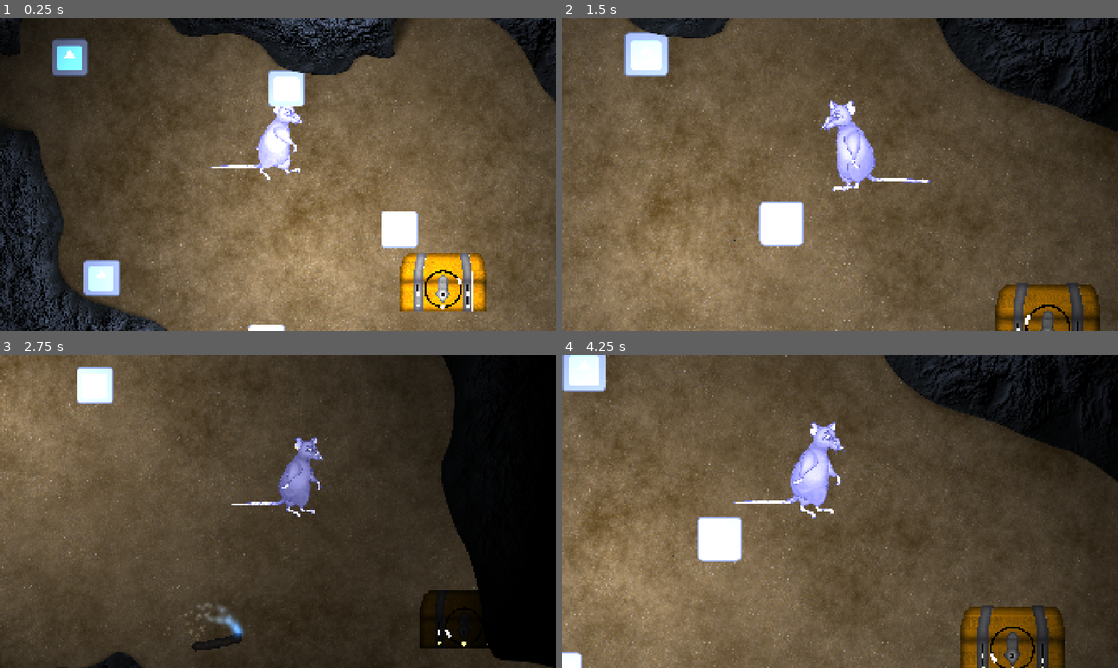
Above: before the commit, frames 1-4 (two rows, left to right).
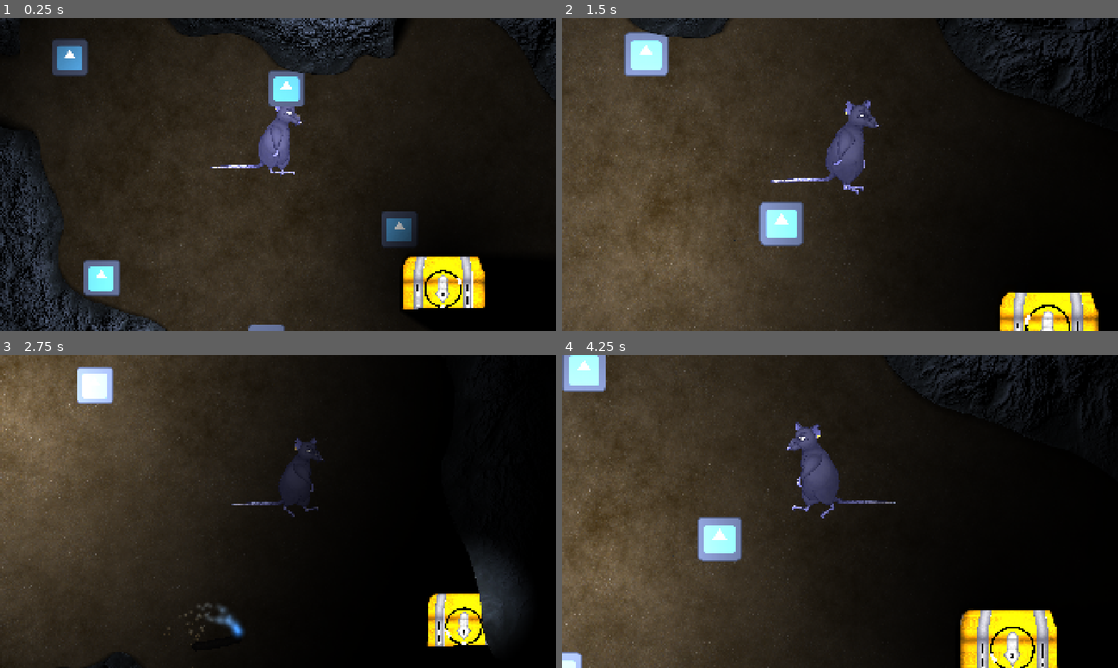
Above: after the commit, the same moments.

Repository: sageofthesevenseas/GDWJ82-Unseen
Game: Godot game, scene res://00_Scenes/main.tscn
The game is run twice, just before and just after one commit, with the same random seed, the same clock (stepped at 60 frames per second) and the same inputs. The engine's default icon, where the game draws it, is replaced by a stand-in: a white triangle on a blue panel in a dark square.
Inputs (mouse positions are in pixels of both pictures, inside the frame that each line leads up to):
- Up to frame 1 (0.25 s): no input
- Up to frame 2 (1.5 s): move the mouse to (962, 158) at 0.52 s; hold D (move_right) 0.53-1.28 s; hold E (dig) 0.53-1.28 s; move the mouse to (728, 190) at 1.27 s; hold S (move_down) from 1.28 s (still down); tap Mouse wheel up (zoom_in) at 1.35 s
- Up to frame 3 (2.75 s): move the mouse to (333, 442) at 2.02 s; release S (move_down) at 2.03 s; hold D (move_right) from 2.03 s (still down); tap Mouse wheel down (zoom_out) at 2.1 s
- Up to frame 4 (4.25 s): move the mouse to (812, 574) at 2.77 s; release D (move_right) at 2.78 s; hold W (move_up) 2.78-3.53 s; tap E (dig) at 2.85 s; move the mouse to (1006, 558) at 3.52 s; hold A (move_left) from 3.53 s (still down); tap Mouse wheel up (zoom_in) at 3.6 s

The runs differ from the first frame. In frame 1, 78% of the frame differs, in the area x 1-100%, y 0-100%; in frame 2, 87%; in frame 3, 70%; in frame 4, 90%, in the area x 0-100%, y 0-100%.

Commit message:
Fixed animation and flip

Diff:
--- a/00_Scenes/chest_minigame.tscn
+++ b/00_Scenes/chest_minigame.tscn
@@ -5,8 +5,8 @@
 [ext_resource type="PackedScene" uid="uid://ccrokse2n0guf" path="res://VFX/VFX_Sprites/background_overlay.tscn" id="3_h54ls"]
 [ext_resource type="Texture2D" uid="uid://br5gtgj8frjjy" path="res://ItemTextures/ChestFront.png" id="3_sh4cu"]
 [ext_resource type="Texture2D" uid="uid://h3mx416pcad4" path="res://ItemTextures/ChestLid.png" id="4_h54ls"]
-[ext_resource type="Texture2D" uid="uid://k00sde5uick7" path="res://VFX/VFX_Sprites/light00.png" id="4_sh4cu"]
 [ext_resource type="Texture2D" uid="uid://bepkb3qlv14mq" path="res://ItemTextures/LockpickingPin.png" id="5_iga1p"]
+[ext_resource type="PackedScene" uid="uid://dtixa5vp1ijuq" path="res://VFX/Lighting/main_light.tscn" id="7_h54ls"]
 
 [sub_resource type="OccluderPolygon2D" id="OccluderPolygon2D_iga1p"]
 polygon = PackedVector2Array(-431.429, -148.571, -428.571, 145.714, 428.571, 145.714, 428.571, -145.714, 405.714, -145.714, 402.857, 117.143, -397.143, 125.714, -397.143, -148.571)
@@ -98,31 +98,24 @@
 scale = Vector2(0.35, 0.35)
 
 [node name="Chest_Backing" type="Sprite2D" parent="."]
-light_mask = 2
-visibility_layer = 4
+light_mask = 5
 position = Vector2(0, 102)
 scale = Vector2(0.35, 0.35)
 texture = ExtResource("3_sh4cu")
 
 [node name="LightOccluder2D" type="LightOccluder2D" parent="Chest_Backing"]
 light_mask = 4
-visibility_layer = 4
 occluder = SubResource("OccluderPolygon2D_iga1p")
-occluder_light_mask = 4
 
 [node name="Chest_Top" type="Sprite2D" parent="."]
-light_mask = 2
-visibility_layer = 2
+light_mask = 5
 scale = Vector2(0.35, 0.35)
 texture = ExtResource("4_h54ls")
 
 [node name="LightOccluder2D" type="LightOccluder2D" parent="Chest_Top"]
-show_behind_parent = true
-light_mask = 4
-visibility_layer = 4
+light_mask = 0
 position = Vector2(-0.341613, -0.365056)
 occluder = SubResource("OccluderPolygon2D_h54ls")
-occluder_light_mask = 4
 
 [node name="MiniGame1" type="Path2D" parent="."]
 position = Vector2(-86, 134)
@@ -243,19 +236,18 @@
 &"": SubResource("AnimationLibrary_epv20")
 }
 
-[node name="PointLight2D" type="PointLight2D" parent="."]
-light_mask = 4
-visibility_layer = 4
-position = Vector2(-5, -3)
-scale = Vector2(1, 1)
-energy = 2.21
-range_item_cull_mask = 5
-shadow_enabled = true
-shadow_item_cull_mask = 4
-texture = ExtResource("4_sh4cu")
-texture_scale = 10.52
+[node name="MainLight" parent="." instance=ExtResource("7_h54ls")]
+position = Vector2(1, 0)
+
+[node name="LightOverlay" parent="MainLight" index="0"]
+texture_scale = 1.0
+
+[node name="Shadow" parent="MainLight" index="1"]
+position = Vector2(1, 0)
 
 [connection signal="minigame_completed" from="MiniGame1" to="." method="_on_mini_game_1_minigame_completed"]
 [connection signal="minigame_ready" from="MiniGame1" to="." method="_on_mini_game_1_minigame_ready"]
 [connection signal="minigame_completed" from="MiniGame2" to="." method="_on_mini_game_2_minigame_completed"]
 [connection signal="minigame_completed" from="MiniGame3" to="." method="_on_mini_game_3_minigame_completed"]
+
+[editable path="MainLight"]
--- a/Scripts/character.gd
+++ b/Scripts/character.gd
@@ -33,13 +33,19 @@
 	velocity = velocity.limit_length(max_speed)
 	move_and_slide()
 
-	if velocity.x <= 0.0:
+
+	#making player walk and flipping scale instead of flip_h because Node2D doesn't have flip_H
+	if Input.is_action_pressed("move_right") or Input.is_action_pressed("move_left") or Input.is_action_pressed("move_up") or Input.is_action_pressed("move_down"):
+		animation_player.speed_scale = 3.0
 		animation_player.play("Player Walking")
-		animation_player.speed_scale = 2.0 #speedscale for now, remove once animations are done
-	elif velocity.x >= 0.0:
-		animation_player.play("Player Walking")
-		animation_player.speed_scale = 2.0
+	else:
+		animation_player.stop()
+	if Input.is_action_just_pressed("move_left") and $PlayerVisuals.scale.x > 0:
 		$PlayerVisuals.scale.x *= -1
+		print("Tried to flip")
+	if Input.is_action_just_pressed("move_right") and $PlayerVisuals.scale.x < 0:
+		$PlayerVisuals.scale.x *= -1
+		print("Tried to flip")
 
 	var geolocatables : Array[HiddenChest] = []
 	for area in geolocation_area.get_overlapping_areas():
Binary file added: ItemTextures/ChestLid_HM.png
Not shown, added: ItemTextures/ChestLid_HM.png.import
Binary file added: ItemTextures/ChestLid_HMb.png
Not shown, added: ItemTextures/ChestLid_HMb.png.import
Binary file added: ItemTextures/ChestLid_HMc.png
Not shown, added: ItemTextures/ChestLid_HMc.png.import
Binary file added: ItemTextures/ChestLid_NM.png
Not shown, added: ItemTextures/ChestLid_NM.png.import
Binary file added: ItemTextures/ChestLid_NMb.png
Not shown, added: ItemTextures/ChestLid_NMb.png.import
Binary file added: ItemTextures/ChestLid_NMc.png
Not shown, added: ItemTextures/ChestLid_NMc.png.import
(and 1 more such lines)
